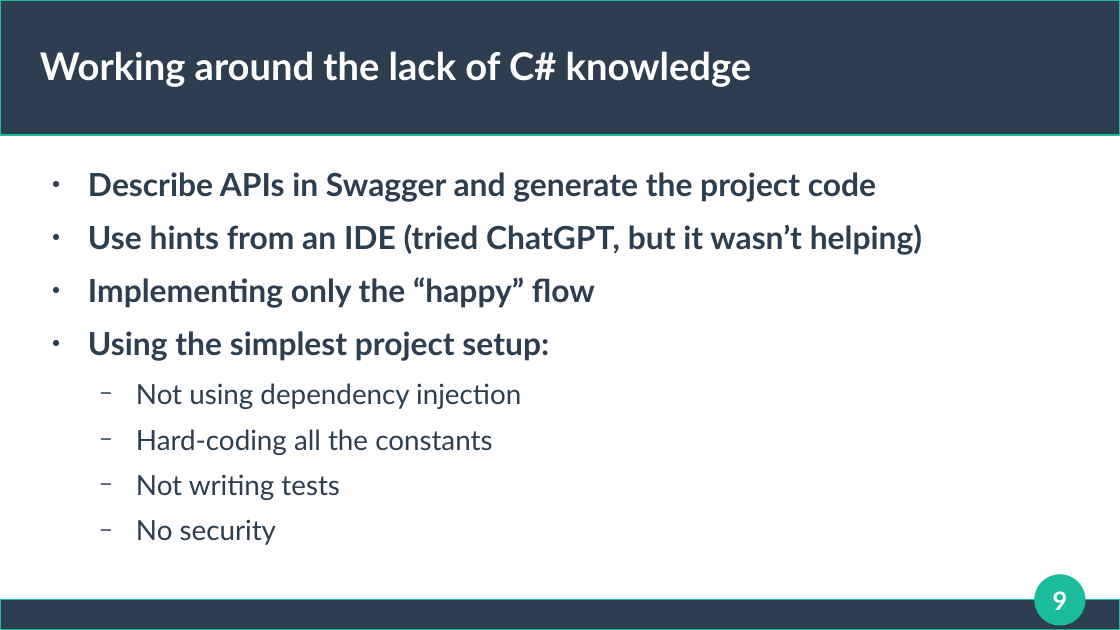
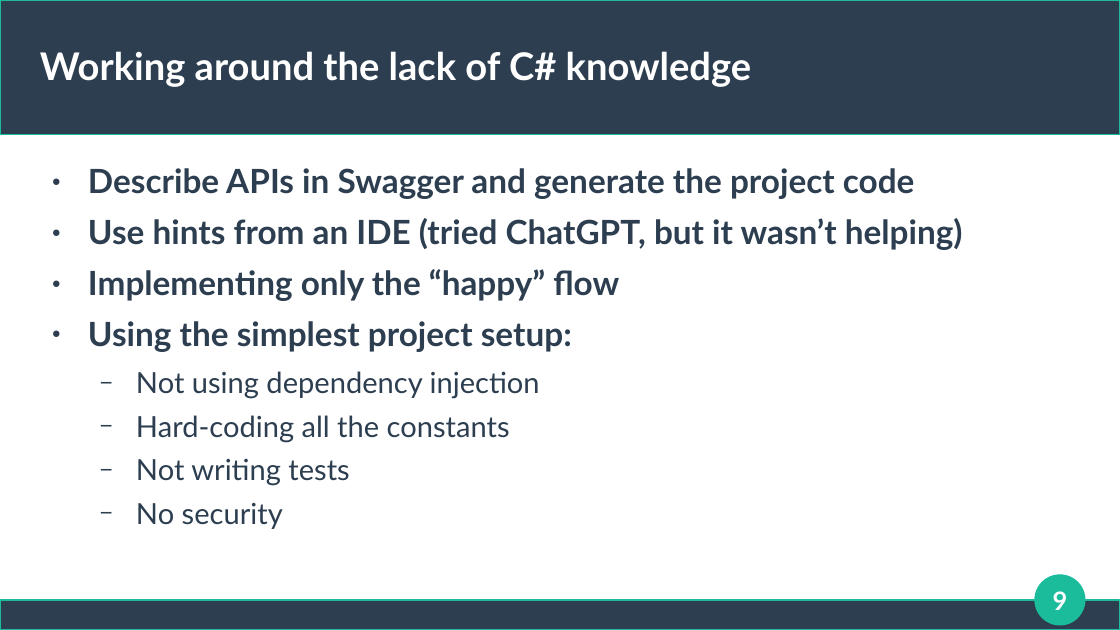
Before and after one commit to nipolit/content-distribution, a slide deck: slide 9 of resources/presentation.pptx. Drawn at 1120x630 pixels with LibreOffice and Linux fonts; fonts in the diff are those of the drawing. Boxes give left, top, right and bottom in pixels: in the first picture for what was removed or moved away, otherwise in the second. Text is boxed around its words. In the diff, an @@ line names an element or a change of style, - is before the commit and + after.

```diff
--- a/resources/presentation.pptx
+++ b/resources/presentation.pptx
@@ text "Describe APIs in Swagger and ..." at box(88, 168, 963, 529): size 22.5 to 23.6 pt in "Describe APIs in Swagger and generate the ...", "Use hints from an IDE (tried ChatGPT, ...", "Implementing only the “happy” flow", "Using the simplest project setup:"; size 19.7 to 20.6 pt in "Not using dependency injection", "Hard-coding all the constants", "Not writing tests", "No security"; line spacing 1 to 0.9 @@
```
Also in this commit, not shown: 2 other slides changed.
